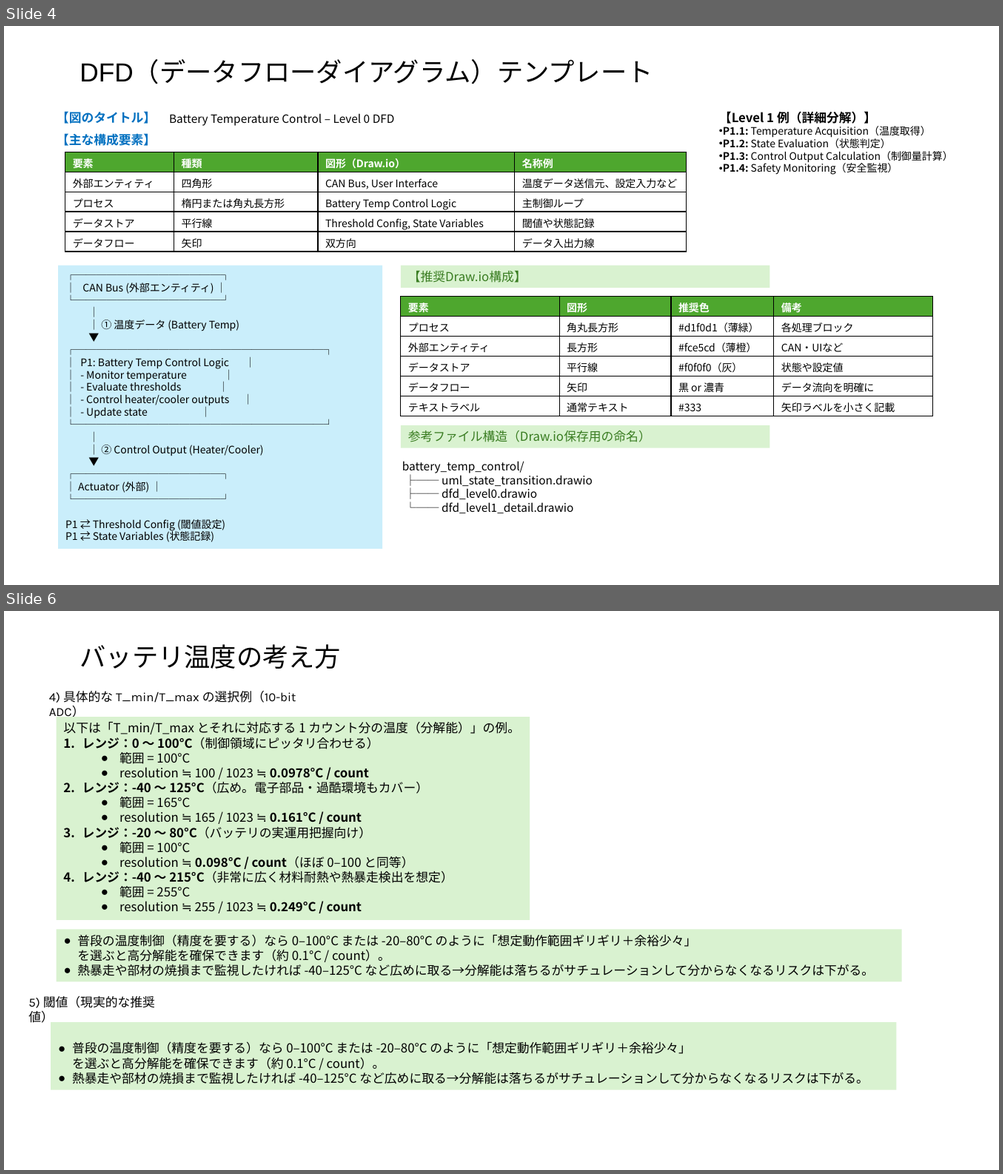
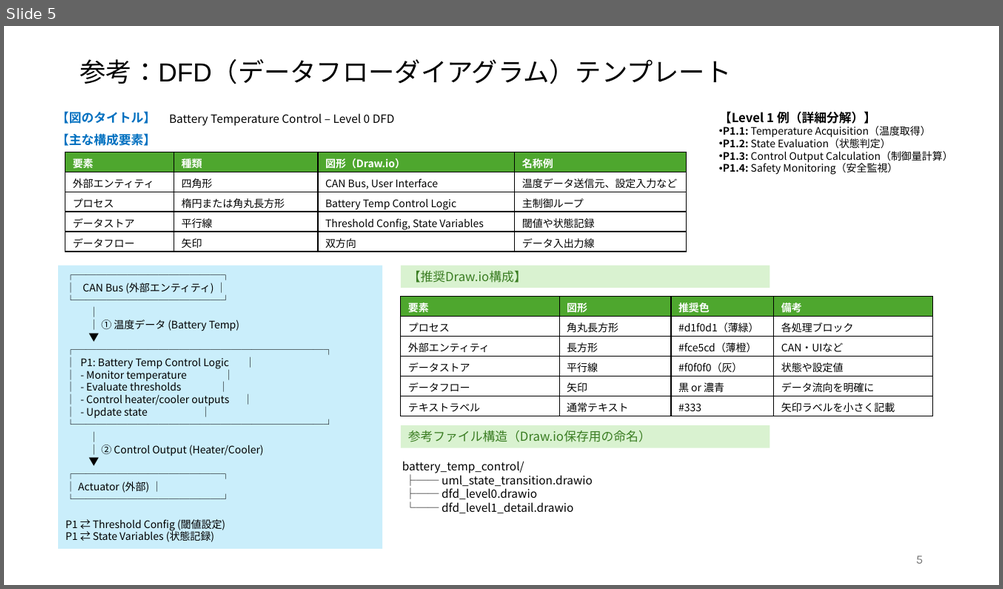
Before and after one commit to KazYag/nyaTraining-python-project, a slide deck: Specification/基本仕様.pptx. Shown one above the other, each under a label of ours: slides 4 and 6 before the commit, slide 5 after it; the slides between them are not shown. The pictures are 1003x1174 and 1003x589 pixels, drawn with LibreOffice and Linux fonts; fonts in the diff are those of the drawing. Boxes give left, top, right and bottom in pixels: in the first picture for what was removed or moved away, otherwise in the second. Text is boxed around its words. In the diff, an @@ line names an element or a change of style, - is before the commit and + after.

```diff
--- a/Specification/基本仕様.pptx
+++ b/Specification/基本仕様.pptx
@@ slide 6 removed at (4, 611, 999, 1170), background #FFFFFF @@
@@ title removed at (79, 644, 341, 669) @@
-バッテリ温度の考え方
@@ text removed at (49, 691, 296, 720) @@
-4) 具体的な T_min/T_max の選択例（10-bit ADC）
@@ rectangle removed at (57, 717, 529, 920) @@
-以下は「T_min/T_max とそれに対応する 1 カウント分の温度（分解能）」の例。
-1. レンジ：0 ～ 100°C（制御領域にピッタリ合わせる）
-  ● 範囲 = 100°C
-  ● resolution ≒ 100 / 1023 ≒ 0.0978°C / count
-2. レンジ：-40 ～ 125°C（広め。電子部品・過酷環境もカバー）
-  ● 範囲 = 165°C
-  ● resolution ≒ 165 / 1023 ≒ 0.161°C / count
-3. レンジ：-20 ～ 80°C（バッテリの実運用把握向け）
-  ● 範囲 = 100°C
-  ● resolution ≒ 0.098°C / count（ほぼ 0–100 と同等）
-4. レンジ：-40 ～ 215°C（非常に広く材料耐熱や熱暴走検出を想定）
-  ● 範囲 = 255°C
-  ● resolution ≒ 255 / 1023 ≒ 0.249°C / count
@@ rectangle removed at (57, 930, 902, 982) @@
-● 普段の温度制御（精度を要する）なら 0–100°C または -20–80°C のように「想定動作範囲ギリギリ＋余裕少々」
-  を選ぶと高分解能を確保できます（約 0.1°C / count）。
-● 熱暴走や部材の焼損まで監視したければ -40–125°C など広めに取る→分解能は落ちるがサチュレーションして分からなくなるリスクは下がる。
@@ text removed at (28, 996, 155, 1025) @@
-5) 閾値（現実的な推奨値）
@@ rectangle removed at (51, 1023, 896, 1091) @@
-● 普段の温度制御（精度を要する）なら 0–100°C または -20–80°C のように「想定動作範囲ギリギリ＋余裕少々」
-  を選ぶと高分解能を確保できます（約 0.1°C / count）。
-● 熱暴走や部材の焼損まで監視したければ -40–125°C など広めに取る→分解能は落ちるがサチュレーションして分からなくなるリスクは下がる。
@@ what was slide 4 is now slide 5 @@
@@ slide 5 changed as well @@
@@ title at (79, 59, 731, 84): text changed @@
-DFD（データフローダイアグラム）テンプレート
+参考：DFD（データフローダイアグラム）テンプレート
@@ page number added at (916, 556, 922, 564), 12 pt, text #797979 @@
+5
```
Also in this commit, not shown: 3 other slides changed, 1 slide added, 2 other slides removed, 4 other files.
